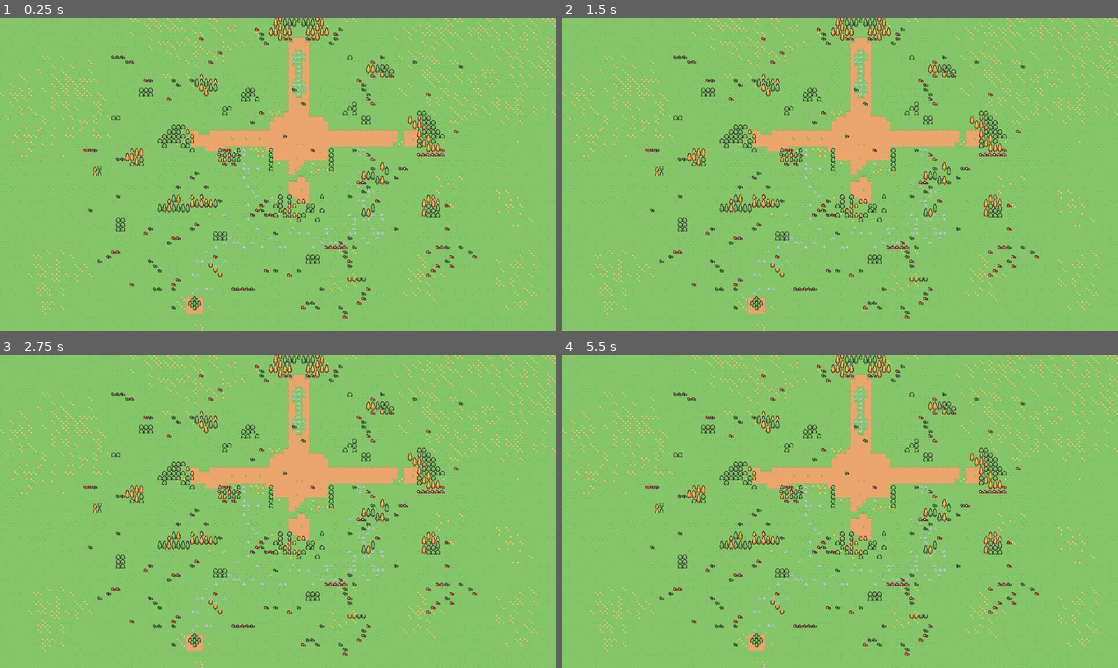
Above: before the commit, frames 1-4 (two rows, left to right).
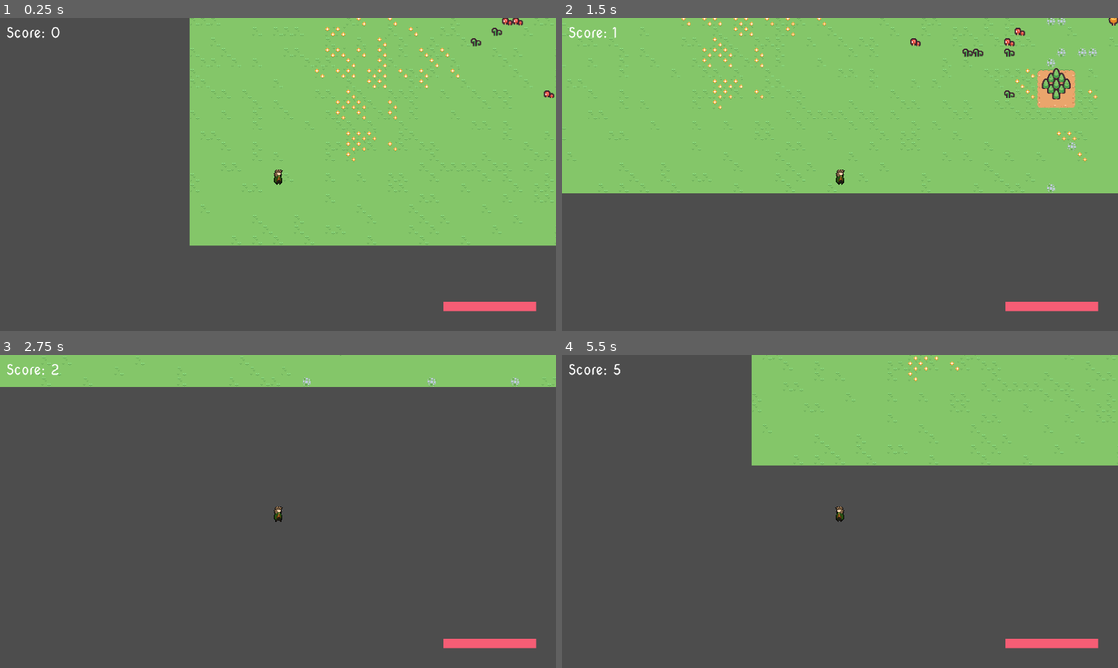
Above: after the commit, the same moments.

Repository: lunarScavenger/companionship-of-the-halo-2d
Game: Godot game, scene res://world/flight_to_the_ford.tscn
Two runs of this game, one before a commit and one after it. Both use one fixed random seed, a clock stepped at 60 frames per second and the inputs below. After the commit the project has no main scene; this scene is started directly in both runs.
Inputs:
- Up to frame 1 (0.25 s): no input
- Up to frame 2 (1.5 s): tap Enter at 0.5 s; hold D (right) 0.53-1.28 s; tap Ctrl (attack) at 0.6, 1.35 s; hold S (down) from 1.28 s (still down)
- Up to frame 3 (2.75 s): release S (down) at 2.03 s; hold D (right) from 2.03 s (still down); tap Ctrl (attack) at 2.1 s
- Up to frame 4 (5.5 s): release D (right) at 2.78 s; hold W (up) 2.78-3.53 s; tap Ctrl (attack) every 0.75 s from 2.85 to 5.1 s; hold A (left) 3.53-5.03 s; hold S (down) from 5.03 s (still down)

The runs differ from the first frame. In frame 1, 61% of the frame differs, in the area x 0-100%, y 0-100%; in frame 2, 54%; in frame 3, 90%; in frame 4, 79%.

Commit message:
Added Player and Ringwraiths to new world Moved HUD to root scene instead of player Added three more Ringwraiths to total four enemies Fixed player-world collision

Diff:
--- a/characters/player/player.gd
+++ b/characters/player/player.gd
@@ -9,7 +9,7 @@
 @onready var _animation_player = $AnimationPlayer
 var direction = "Right" # default to facing right
 var health: float = 100.0
-var alive = true
+var alive: bool = true
 var counter: int = 0
 
 
--- a/characters/ringwraith/ringwraith.gd
+++ b/characters/ringwraith/ringwraith.gd
@@ -11,7 +11,7 @@
 func _physics_process(delta):
 	# follow player
 	if chasing:
-		position += (player.position - position) / speed
+		self.position += (player.position - self.position) / speed
 
 		# turn toward player
 		if (player.position > position):
--- a/characters/ringwraith/ringwraith.tscn
+++ b/characters/ringwraith/ringwraith.tscn
@@ -5,6 +5,21 @@
 
 [sub_resource type="RectangleShape2D" id="RectangleShape2D_03bun"]
 size = Vector2(23, 25)
+
+[sub_resource type="Animation" id="Animation_boor8"]
+length = 0.001
+tracks/0/type = "value"
+tracks/0/imported = false
+tracks/0/enabled = true
+tracks/0/path = NodePath("Sprite2D:frame")
+tracks/0/interp = 1
+tracks/0/loop_wrap = true
+tracks/0/keys = {
+"times": PackedFloat32Array(0),
+"transitions": PackedFloat32Array(1),
+"update": 1,
+"values": [0]
+}
 
 [sub_resource type="Animation" id="Animation_7iden"]
 resource_name = "attack"
@@ -20,21 +35,6 @@
 "transitions": PackedFloat32Array(1, 1, 1, 1, 1),
 "update": 1,
 "values": [0, 3, 5, 3, 0]
-}
-
-[sub_resource type="Animation" id="Animation_boor8"]
-length = 0.001
-tracks/0/type = "value"
-tracks/0/imported = false
-tracks/0/enabled = true
-tracks/0/path = NodePath("Sprite2D:frame")
-tracks/0/interp = 1
-tracks/0/loop_wrap = true
-tracks/0/keys = {
-"times": PackedFloat32Array(0),
-"transitions": PackedFloat32Array(1),
-"update": 1,
-"values": [0]
 }
 
 [sub_resource type="AnimationLibrary" id="AnimationLibrary_xpy3t"]
--- a/ui/hud/hud.gd
+++ b/ui/hud/hud.gd
@@ -2,6 +2,8 @@
 
 @export var player : CharacterBody2D
 @export var health_bar : ProgressBar
+
+var player_alive = true
 
 # Called when the node enters the scene tree for the first time.
 func _ready():
@@ -11,5 +13,11 @@
 
 # Called every frame. 'delta' is the elapsed time since the previous frame.
 func _process(delta):
-	health_bar.value = player.health
-	$CanvasLayer/Score.text = "Score: " + str(player.counter)
+	if player_alive:
+		health_bar.value = player.health
+		$CanvasLayer/Score.text = "Score: " + str(player.counter)
+	pass
+
+
+func _on_player_death():
+	player_alive = false
--- a/world/flight-to-the-ford.tscn
+++ /dev/null
@@ -1,66 +0,0 @@
-[gd_scene load_steps=7 format=3 uid="uid://dlla0sdxepx7p"]
-
-[ext_resource type="PackedScene" uid="uid://1gjmnhuhv5c" path="res://characters/player/player.tscn" id="1_hm125"]
-[ext_resource type="Texture2D" uid="uid://ec00vwypyqf5" path="res://icon.svg" id="2_ndmjy"]
-[ext_resource type="PackedScene" uid="uid://dbwx52t1kme5y" path="res://ui/hud/hud.tscn" id="2_o8toc"]
-[ext_resource type="PackedScene" uid="uid://ce0nrcuktniu7" path="res://characters/ringwraith/ringwraith.tscn" id="3_gd61q"]
-
-[sub_resource type="RectangleShape2D" id="RectangleShape2D_qkuh4"]
-size = Vector2(128, 128)
-
-[sub_resource type="RectangleShape2D" id="RectangleShape2D_pffnw"]
-size = Vector2(1016.5, 410.5)
-
-[node name="FlightToTheFord" type="Node2D"]
-
-[node name="Player" parent="." instance=ExtResource("1_hm125")]
-
-[node name="HUD" parent="Player" node_paths=PackedStringArray("player") instance=ExtResource("2_o8toc")]
-player = NodePath("..")
-
-[node name="Obstacle1" type="Node2D" parent="."]
-position = Vector2(700, 1000)
-scale = Vector2(10, 1)
-
-[node name="StaticBody2D" type="StaticBody2D" parent="Obstacle1"]
-metadata/_edit_lock_ = true
-
-[node name="CollisionShape2D" type="CollisionShape2D" parent="Obstacle1/StaticBody2D"]
-shape = SubResource("RectangleShape2D_qkuh4")
-metadata/_edit_lock_ = true
-
-[node name="Sprite2D" type="Sprite2D" parent="Obstacle1/StaticBody2D"]
-texture = ExtResource("2_ndmjy")
-metadata/_edit_lock_ = true
-
-[node name="Obstacle2" type="Node2D" parent="."]
-position = Vector2(1500, 900)
-scale = Vector2(10, 1)
-
-[node name="StaticBody2D" type="StaticBody2D" parent="Obstacle2"]
-metadata/_edit_lock_ = true
-
-[node name="CollisionShape2D" type="CollisionShape2D" parent="Obstacle2/StaticBody2D"]
-shape = SubResource("RectangleShape2D_qkuh4")
-metadata/_edit_lock_ = true
-
-[node name="Sprite2D" type="Sprite2D" parent="Obstacle2/StaticBody2D"]
-texture = ExtResource("2_ndmjy")
-metadata/_edit_lock_ = true
-
-[node name="CollisionArea" type="Node2D" parent="."]
-
-[node name="Area2D" type="Area2D" parent="CollisionArea"]
-position = Vector2(1600, 650)
-
-[node name="CollisionShape2D" type="CollisionShape2D" parent="CollisionArea/Area2D"]
-shape = SubResource("RectangleShape2D_pffnw")
-
-[node name="Timer" type="Timer" parent="CollisionArea"]
-autostart = true
-
-[node name="Ringwraith" parent="." node_paths=PackedStringArray("player") instance=ExtResource("3_gd61q")]
-position = Vector2(1743, 249)
-player = NodePath("../Player")
-
-[connection signal="death" from="Player" to="Ringwraith" method="_on_player_death"]
--- a/world/flight_to_the_ford.tscn
+++ b/world/flight_to_the_ford.tscn
@@ -1,6 +1,9 @@
-[gd_scene load_steps=4 format=3 uid="uid://dyjbadvf06l3g"]
+[gd_scene load_steps=7 format=3 uid="uid://dyjbadvf06l3g"]
 
 [ext_resource type="Texture2D" uid="uid://5i0gqarh6uwo" path="res://assets/world/kenney-tiny-town-tilemap-packed.png" id="1_ffarh"]
+[ext_resource type="PackedScene" uid="uid://1gjmnhuhv5c" path="res://characters/player/player.tscn" id="2_yxd64"]
+[ext_resource type="PackedScene" uid="uid://dbwx52t1kme5y" path="res://ui/hud/hud.tscn" id="3_snbyp"]
+[ext_resource type="PackedScene" uid="uid://ce0nrcuktniu7" path="res://characters/ringwraith/ringwraith.tscn" id="4_plowy"]
 
 [sub_resource type="TileSetAtlasSource" id="TileSetAtlasSource_2r0vh"]
 texture = ExtResource("1_ffarh")
@@ -416,8 +419,8 @@
 11:10/0/physics_layer_0/angular_velocity = 0.0
 
 [sub_resource type="TileSet" id="TileSet_03qkj"]
-physics_layer_0/collision_layer = 0
-physics_layer_0/collision_mask = 0
+physics_layer_0/collision_layer = 1
+physics_layer_0/collision_mask = 7
 sources/0 = SubResource("TileSetAtlasSource_2r0vh")
 
 [node name="flight-to-the-ford" type="Node2D"]
@@ -436,3 +439,39 @@
 layer_1/y_sort_origin = 0
 layer_1/z_index = 0
 layer_1/tile_data = PackedInt32Array(1769507, 327680, 0, 1703970, 327680, 0, 1703971, 327680, 0, 1638435, 327680, 0, 16 …(10060 unchanged characters)…
+
+[node name="Player" parent="." instance=ExtResource("2_yxd64")]
+position = Vector2(40, 1043)
+collision_layer = 2
+collision_mask = 5
+
+[node name="Nazgul" type="Node" parent="."]
+
+[node name="Ringwraith" parent="Nazgul" node_paths=PackedStringArray("player") instance=ExtResource("4_plowy")]
+position = Vector2(916, 195)
+player = NodePath("../../Player")
+
+[node name="Ringwraith2" parent="Nazgul" node_paths=PackedStringArray("player") instance=ExtResource("4_plowy")]
+position = Vector2(1490, 657)
+player = NodePath("../../Player")
+
+[node name="Ringwraith3" parent="Nazgul" node_paths=PackedStringArray("player") instance=ExtResource("4_plowy")]
+position = Vector2(451, 457)
+player = NodePath("../../Player")
+
+[node name="Ringwraith4" parent="Nazgul" node_paths=PackedStringArray("player") instance=ExtResource("4_plowy")]
+position = Vector2(1701, 240)
+player = NodePath("../../Player")
+
+[node name="HUD" parent="." node_paths=PackedStringArray("player") instance=ExtResource("3_snbyp")]
+offset_left = 40.0
+offset_top = 1043.0
+offset_right = 40.0
+offset_bottom = 1043.0
+player = NodePath("../Player")
+
+[connection signal="death" from="Player" to="Nazgul/Ringwraith" method="_on_player_death"]
+[connection signal="death" from="Player" to="Nazgul/Ringwraith2" method="_on_player_death"]
+[connection signal="death" from="Player" to="Nazgul/Ringwraith3" method="_on_player_death"]
+[connection signal="death" from="Player" to="Nazgul/Ringwraith4" method="_on_player_death"]
+[connection signal="death" from="Player" to="HUD" method="_on_player_death"]
